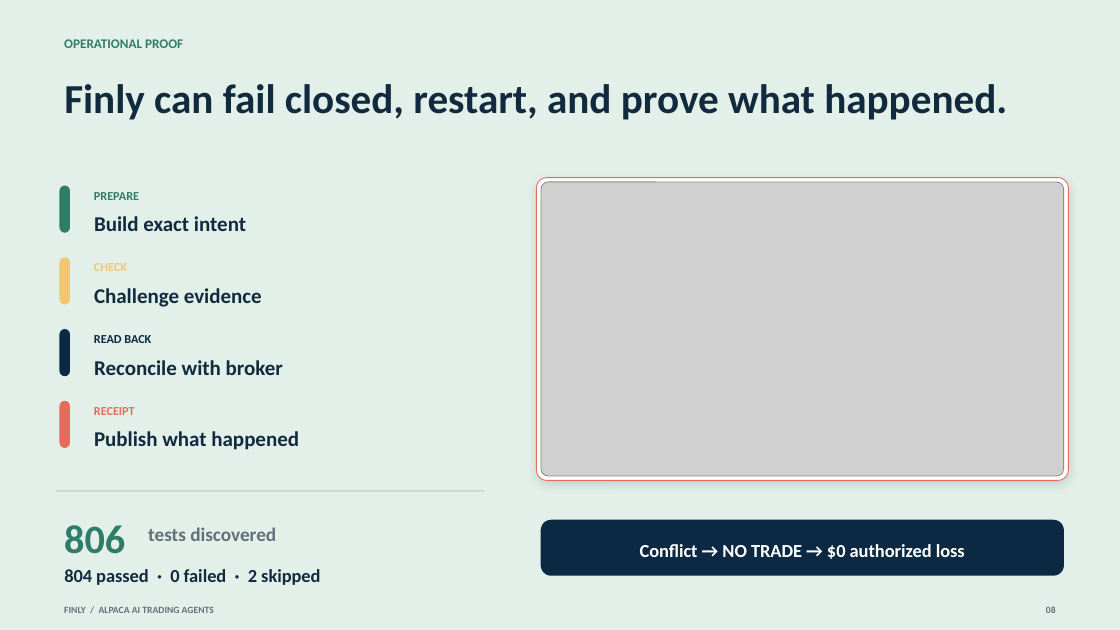
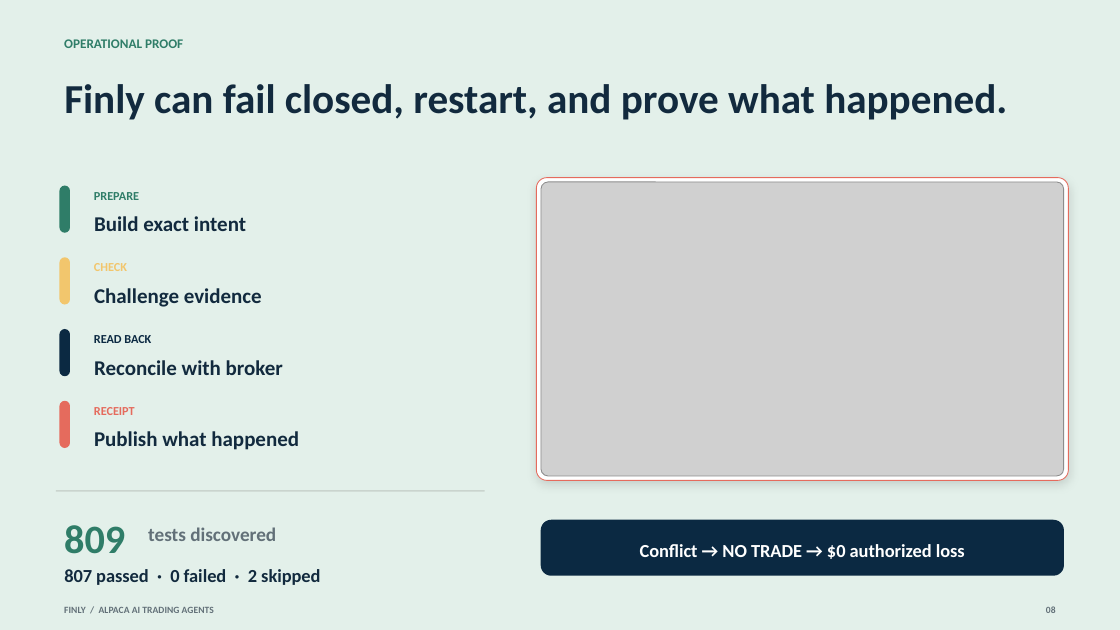
Before and after one commit to owlsowo/finly-bot, a slide deck: slide 8 of public/judge/Finly_Consulting_Deck.pptx. Drawn at 1120x630 pixels with LibreOffice and Linux fonts; fonts in the diff are those of the drawing; grey boxes stand for pictures. Boxes give left, top, right and bottom in pixels: in the first picture for what was removed or moved away, otherwise in the second. Text is boxed around its words. In the diff, an @@ line names an element or a change of style, - is before the commit and + after.

```diff
--- a/public/judge/Finly_Consulting_Deck.pptx
+++ b/public/judge/Finly_Consulting_Deck.pptx
@@ text at box(64, 525, 125, 554): text changed @@
-806
+809
@@ text at box(64, 569, 320, 585): text changed @@
-804 passed · 0 failed · 2 skipped
+807 passed · 0 failed · 2 skipped
```
Also in this commit, not shown: 2 other slides changed, 1 slide added, 1 slide removed, 33 other files.
